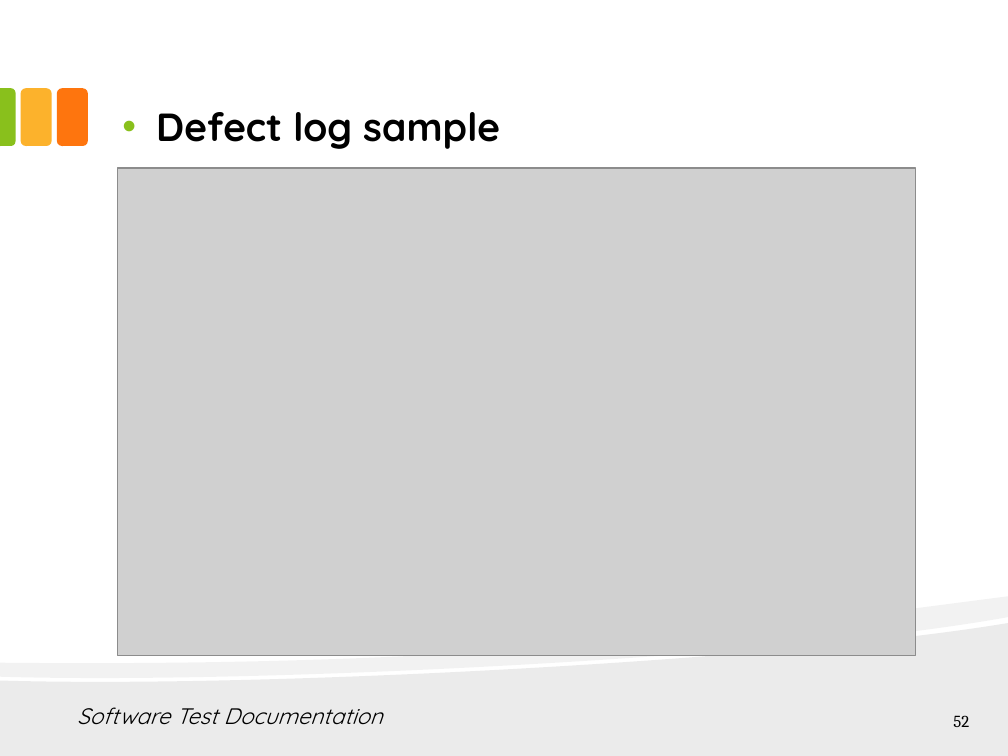
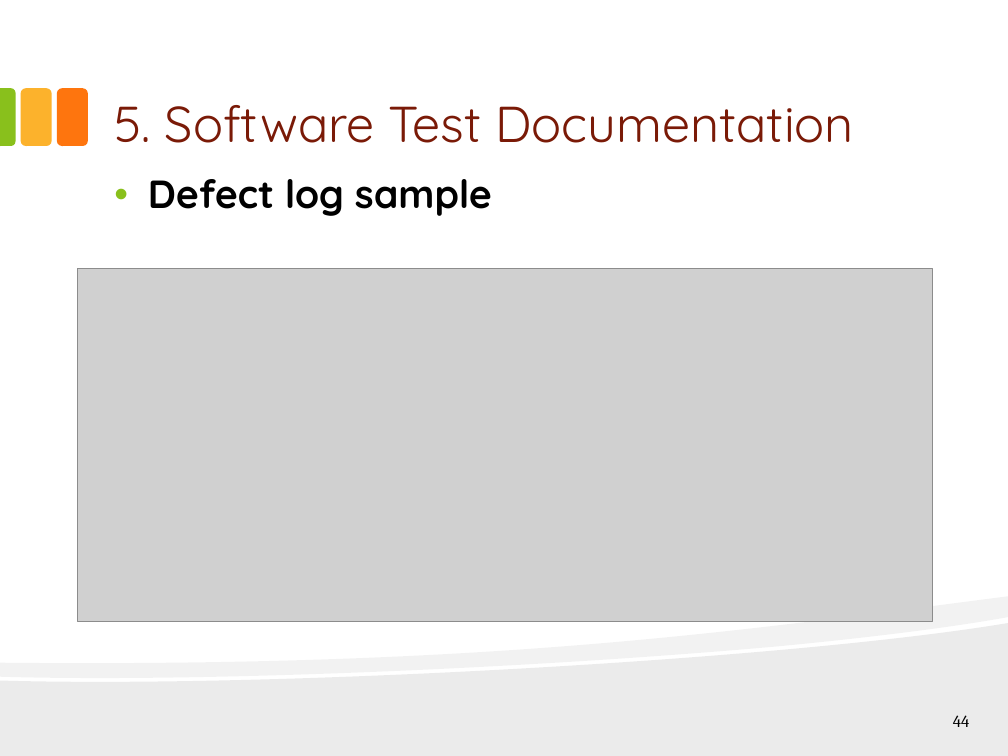
Before and after one commit to hungqcao/Rental-House-Finding, a slide deck: slide 44 of Document/Documentation/Final Document & Report/RHF_Presentation_Final_v1.0.pptx (slide 52 before the commit). Drawn at 1008x756 pixels with LibreOffice and Linux fonts; fonts in the diff are those of the drawing; grey boxes stand for pictures. Boxes give left, top, right and bottom in pixels: in the first picture for what was removed or moved away, otherwise in the second. Text is boxed around its words. In the diff, an @@ line names an element or a change of style, - is before the commit and + after.

```diff
--- a/Document/Documentation/Final Document & Report/RHF_Presentation_Final_v1.0.pptx
+++ b/Document/Documentation/Final Document & Report/RHF_Presentation_Final_v1.0.pptx
@@ title "5. Software Test Documentation" at <box>114,105,854,143</box>: vertical alignment top to bottom @@
@@ title at <box>114,105,854,143</box>: text changed; size 16 to 36 pt; text colour #000000 to #7A1A07; italic off @@
-Software Test Documentation
+5. Software Test Documentation
@@ text "Defect log sample": place and size @@
-text "Defect log sample" at <box>156,112,500,149</box>
+text "Defect log sample" at <box>148,179,492,216</box>
@@ picture: place and size @@
-picture at <box>118,168,916,655</box>
+picture at <box>78,269,932,622</box>
@@ page number at <box>953,715,970,727</box>: text changed @@
-52
+44
```
Also in this commit, not shown: 7 other slides changed, 1 slide added, 12 slides removed.
